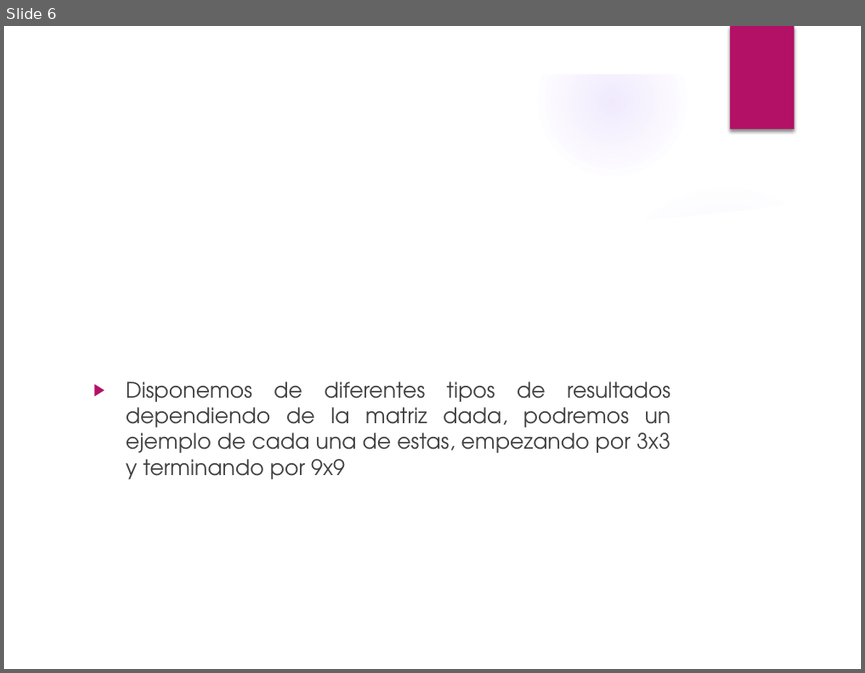
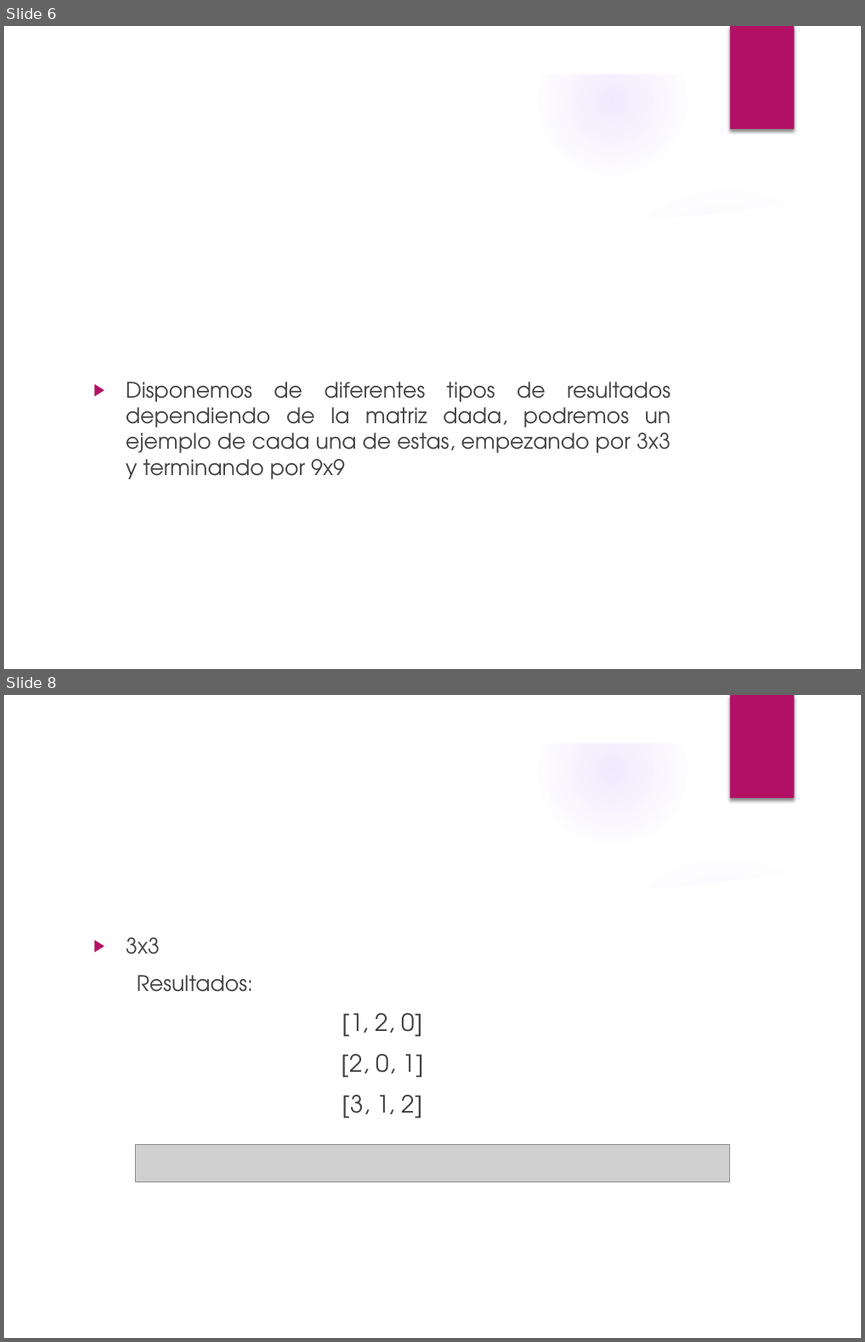
Before and after one commit to raunavcru/hitori-ia, a slide deck: Presentacion.pptx. Shown one above the other, each under a label of ours: slide 6 before the commit, slides 6 and 8 after it; the slides between them are not shown. The pictures are 865x673 and 865x1342 pixels, drawn with LibreOffice and Linux fonts; fonts in the diff are those of the drawing; grey boxes stand for pictures; background and template pictures are left out. Boxes give left, top, right and bottom in pixels: in the first picture for what was removed or moved away, otherwise in the second. Text is boxed around its words. In the diff, an @@ line names an element or a change of style, - is before the commit and + after.

```diff
--- a/Presentacion.pptx
+++ b/Presentacion.pptx
@@ slide 8 added at bbox=[4, 695, 861, 1338], background picture (left out); not listed: 9 template elements that a slide beside it also shows @@
@@ text added at bbox=[126, 937, 423, 1118], 20 pt, text #404040 @@
+▶ 3x3
+Resultados:
+[1, 2, 0]
+[2, 0, 1]
+[3, 1, 2]
@@ title added at bbox=[137, 975, 253, 992], 32 pt, text #FFFFFF @@
+Resultados
@@ picture added at bbox=[135, 1145, 730, 1182] @@
```
Also in this commit, not shown: 6 slides changed, 4 other slides added.
